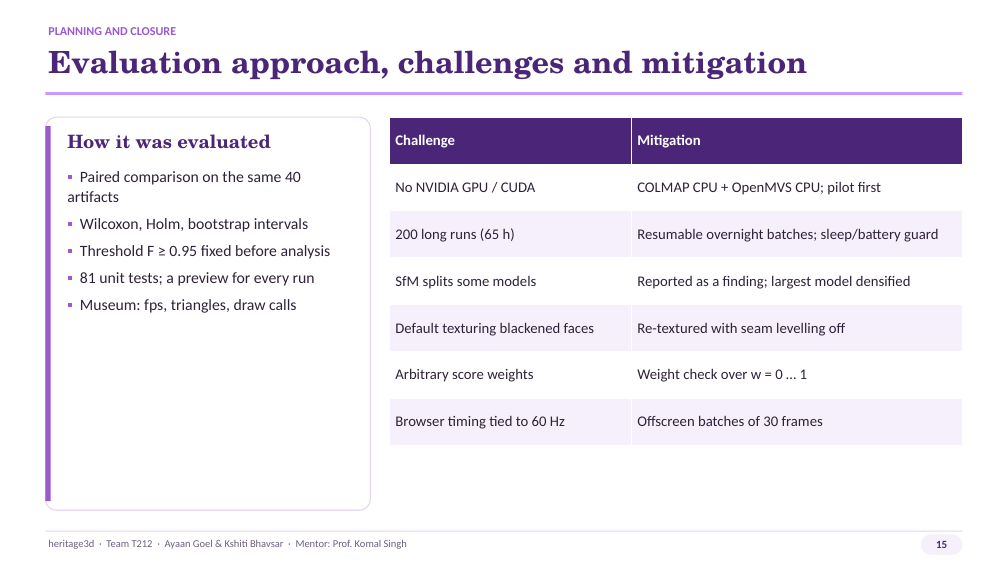
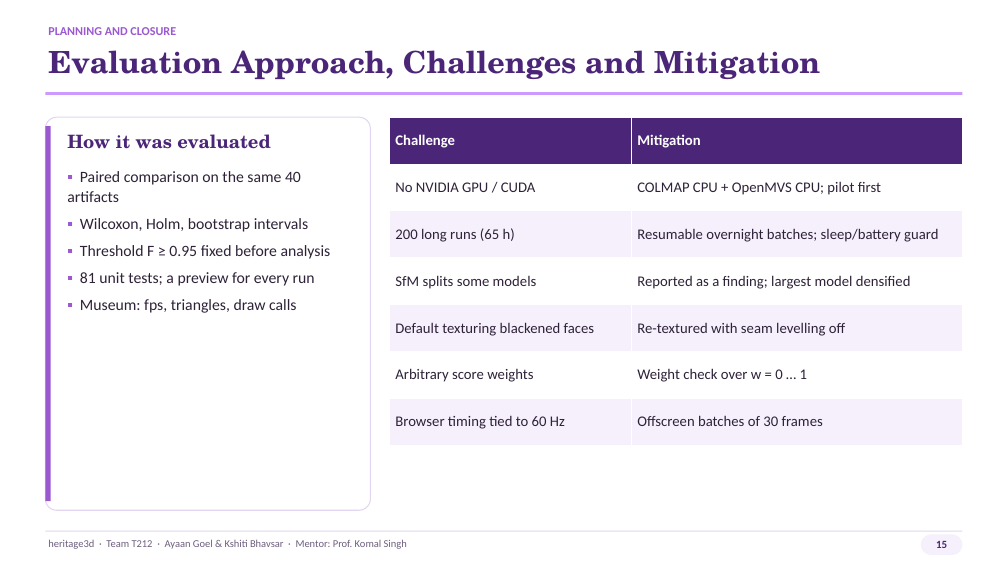
Before and after one commit to ayaan-goel/heritage3d, a slide deck: slide 15 of Deliverables/Presentation/heritage3d_Presentation_v2.pptx. Drawn at 1008x567 pixels with LibreOffice and Linux fonts; fonts in the diff are those of the drawing. Boxes give left, top, right and bottom in pixels: in the first picture for what was removed or moved away, otherwise in the second. Text is boxed around its words. In the diff, an @@ line names an element or a change of style, - is before the commit and + after.

```diff
--- a/Deliverables/Presentation/heritage3d_Presentation_v2.pptx
+++ b/Deliverables/Presentation/heritage3d_Presentation_v2.pptx
@@ text at (48, 50, 820, 79): text changed @@
-Evaluation approach, challenges and mitigation
+Evaluation Approach, Challenges and Mitigation
```
Also in this commit, not shown: 15 other slides changed, 1 other file.
